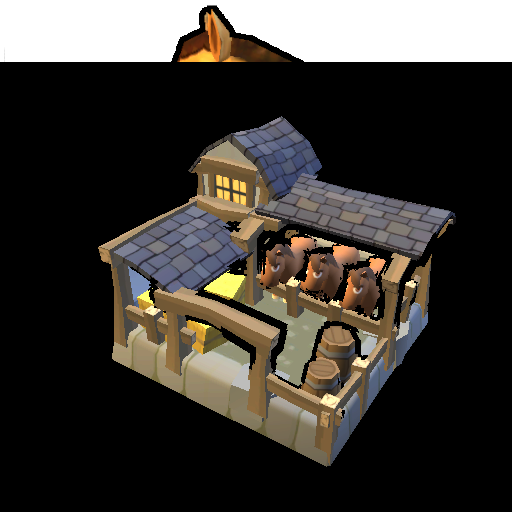
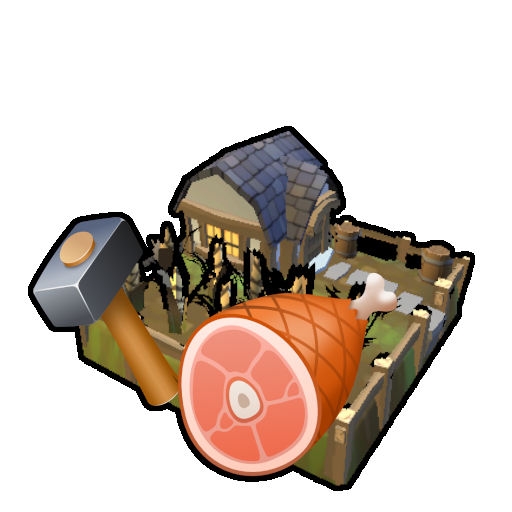
Layered file, before and after one edit (w=512, h=512). Changes by layer:
painted on "Pasted Layer #9" over <box>0,62,512,512</box>
hid "Pasted Layer #10", painted on it over <box>4,5,483,512</box>
